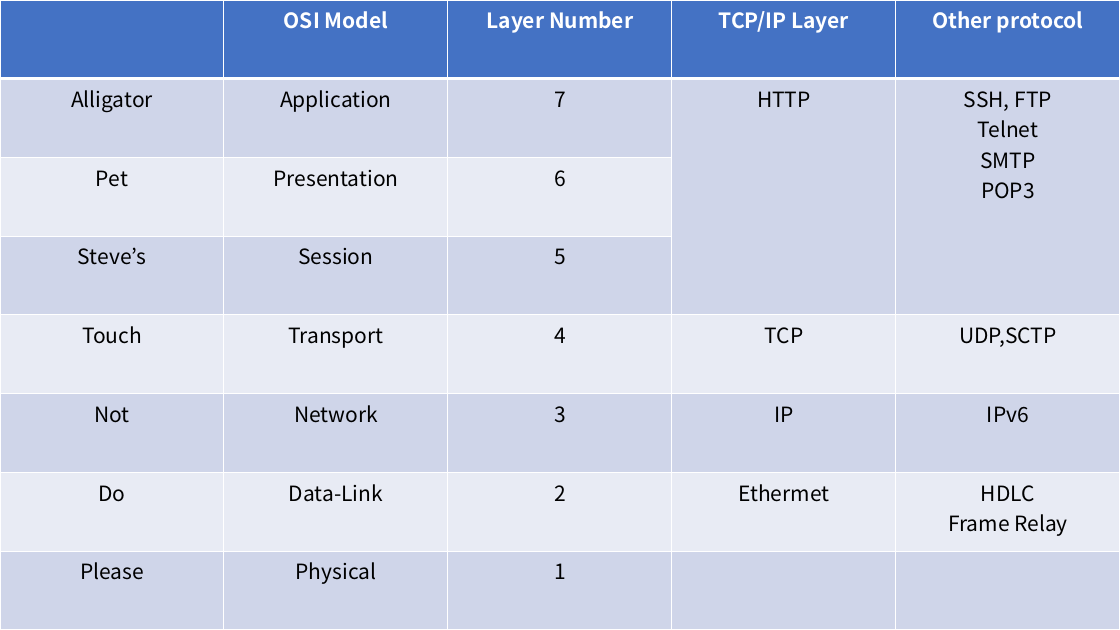
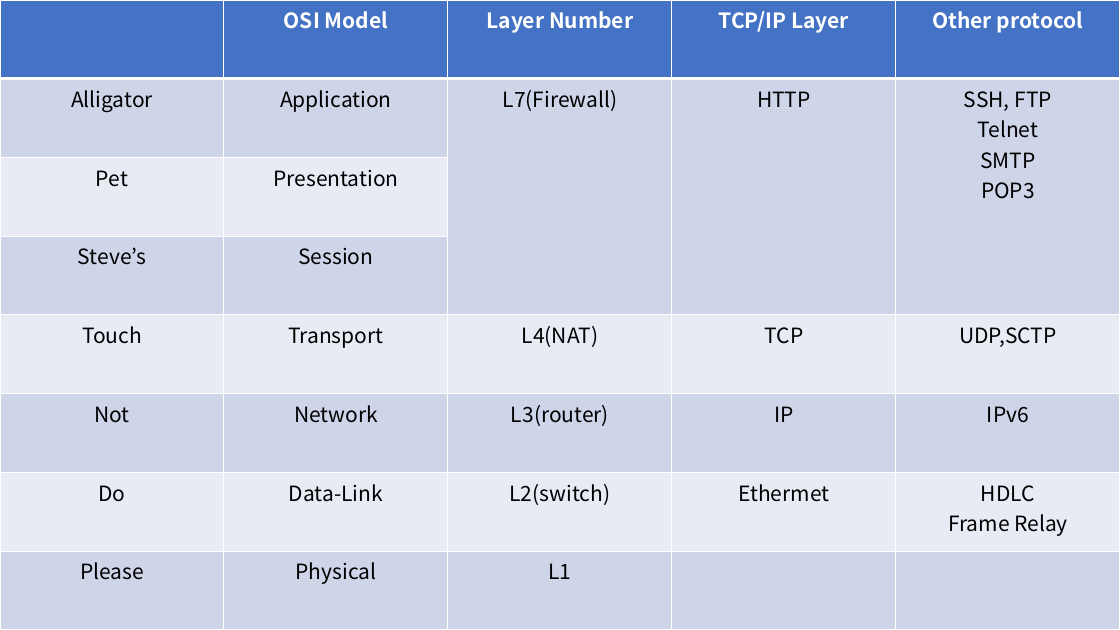
Before and after one commit to a2sembly/osi-and-tcp, a slide deck: slide 1 of osi-and-tcp.pptx. Drawn at 1120x630 pixels with LibreOffice and Linux fonts; fonts in the diff are those of the drawing. Boxes give left, top, right and bottom in pixels: in the first picture for what was removed or moved away, otherwise in the second. Text is boxed around its words. In the diff, an @@ line names an element or a change of style, - is before the commit and + after.

```diff
--- a/osi-and-tcp.pptx
+++ b/osi-and-tcp.pptx
@@ table at (x1=0, y1=0, x2=1120, y2=630) @@
-row 2, column 3: 7
+row 2, column 3: L7(Firewall)
-row 3, column 3: 6
+row 3, column 3: 
-row 4, column 3: 5
+row 4, column 3: 
-row 5, column 3: 4
+row 5, column 3: L4(NAT)
-row 6, column 3: 3
+row 6, column 3: L3(router)
-row 7, column 3: 2
+row 7, column 3: L2(switch)
-row 8, column 3: 1
+row 8, column 3: L1
```
Also in this commit, not shown: 1 other file.
